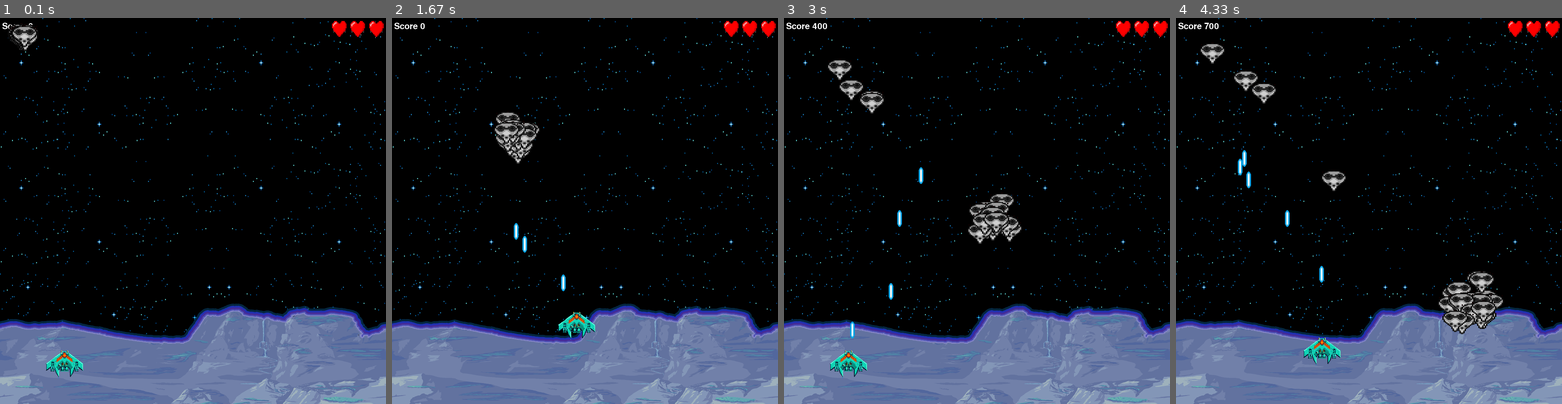
Above: before the commit, frames 1-4 (left to right).
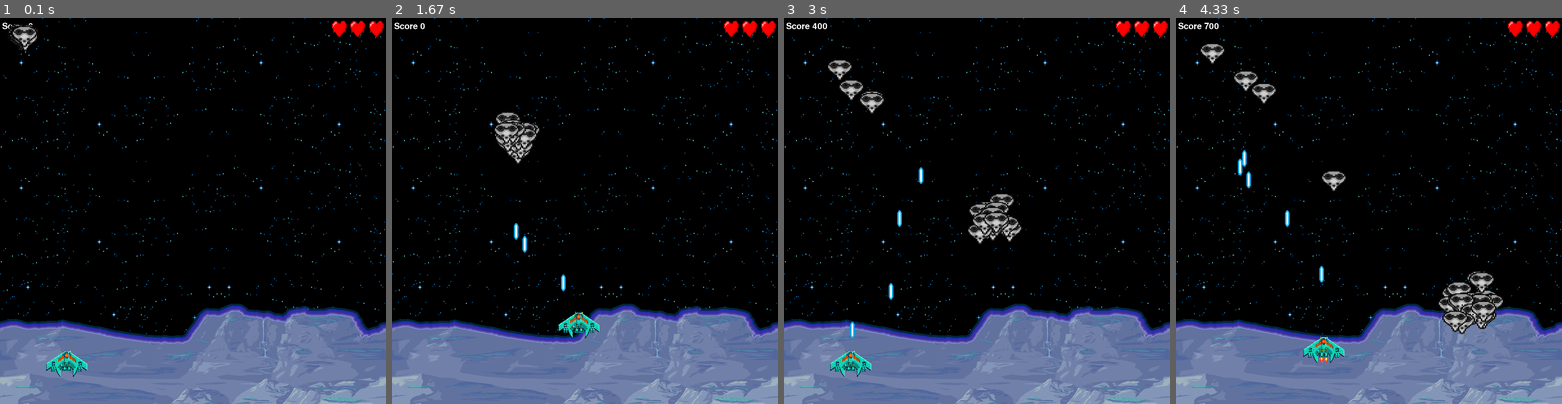
Above: after the commit, the same moments.

Repository: Errox/DickButt
Game: pygame game, started from main.py
Same seed, same stepped clock (60 frames per second), same inputs: the game is played once before the commit and once after it.
Inputs:
- Up to frame 1 (0.1 s): no input
- Up to frame 2 (1.67 s): hold Right 0.33-0.8 s; hold Up 0.83-1.13 s; tap Space at 0.9, 1.23, 1.53 s; hold Right 1.17-1.63 s
- Up to frame 3 (3 s): hold Left 1.67-2.2 s; tap Space at 1.73, 2.03, 2.3, 2.63, 2.93 s; hold Down 2.23-2.53 s; hold Left 2.57-2.97 s
- Up to frame 4 (4.33 s): hold Up 3-3.37 s; tap Space at 3.07, 3.47, 3.77, 4.13 s; hold Right 3.4-4.03 s; hold Down from 4.07 s (still down)

The runs differ from the first frame. In frame 1, 0.3% of the frame differs, in the area x 12-23%, y 86-94%; in frame 2, 0.3%; in frame 3, 0.3%; in frame 4, 0.3%, in the area x 32-44%, y 82-90%.

Commit message:
boosters added
added boosters to friendly spaceship

Diff:
--- a/spacestrike.py
+++ b/spacestrike.py
@@ -52,16 +52,31 @@
 
         #This function is given to update the player in the game
         def update(self):
+            self.image  = pygame.image.load('resource/images/spacestrike/spaceship/Ship_big_blue.png').convert()
+            self.image = pygame.transform.scale(self.image, (100, 70))
+            self.image.set_colorkey(BLACK)
             self.speedx = 0
             self.speedy = 0
             keystate = pygame.key.get_pressed()
             if keystate[pygame.K_LEFT]:
+                self.image  = pygame.image.load('resource/images/spacestrike/spaceship/Ship_big_blue_booster.png').convert()
+                self.image = pygame.transform.scale(self.image, (100, 70))
+                self.image.set_colorkey(BLACK)
                 self.speedx = -10
             if keystate[pygame.K_RIGHT]:
+                self.image  = pygame.image.load('resource/images/spacestrike/spaceship/Ship_big_blue_booster.png').convert()
+                self.image = pygame.transform.scale(self.image, (100, 70))
+                self.image.set_colorkey(BLACK)
                 self.speedx = 10
             if keystate[pygame.K_UP]:
+                self.image  = pygame.image.load('resource/images/spacestrike/spaceship/Ship_big_blue_booster.png').convert()
+                self.image = pygame.transform.scale(self.image, (100, 70))
+                self.image.set_colorkey(BLACK)
                 self.speedy = -10
             if keystate[pygame.K_DOWN]:
+                self.image  = pygame.image.load('resource/images/spacestrike/spaceship/Ship_big_blue_booster.png').convert()
+                self.image = pygame.transform.scale(self.image, (100, 70))
+                self.image.set_colorkey(BLACK)
                 self.speedy = 10
             self.rect.x += self.speedx
             self.rect.y += self.speedy
Binary file added: resource/images/spacestrike/spaceship/Ship_big_blue_booster.png
